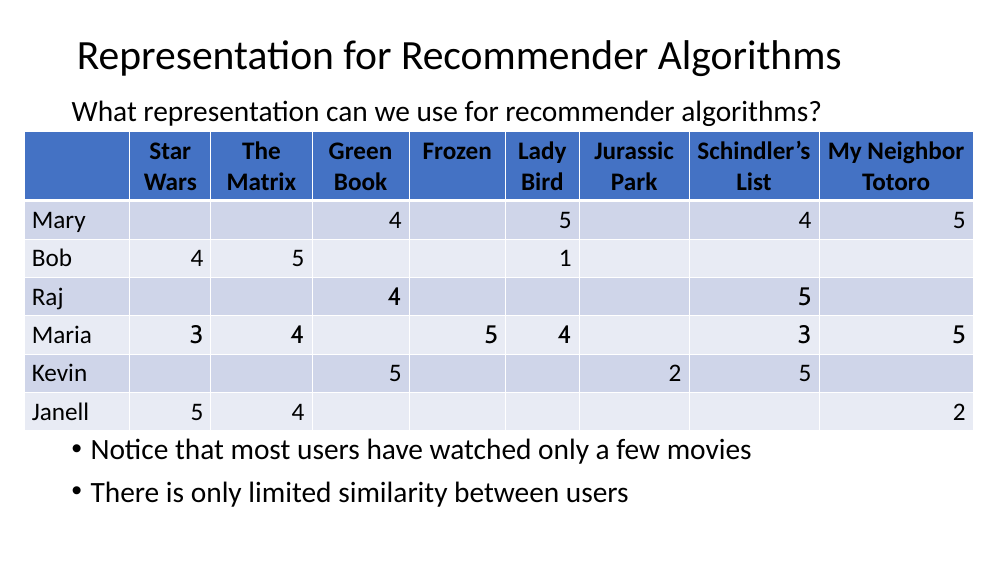
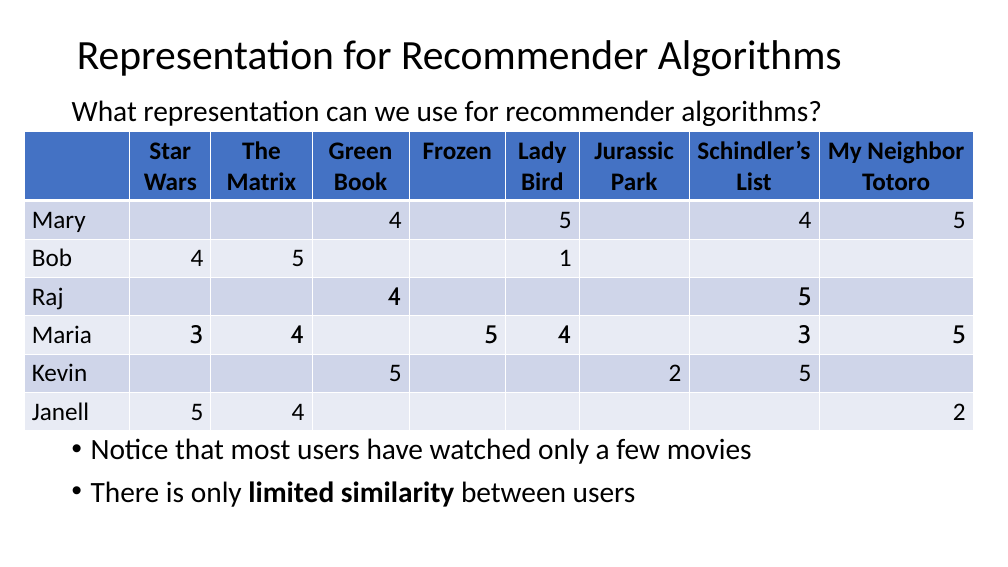
Before and after one commit to StephenElston/CSCI-E-108, a slide deck: slide 13 of slides/8_RecommenderSystems.pptx (slide 14 before the commit). Drawn at 1008x567 pixels with LibreOffice and Linux fonts; fonts in the diff are those of the drawing. Boxes give left, top, right and bottom in pixels: in the first picture for what was removed or moved away, otherwise in the second. Text is boxed around its words. In the diff, an @@ line names an element or a change of style, - is before the commit and + after.

```diff
--- a/slides/8_RecommenderSystems.pptx
+++ b/slides/8_RecommenderSystems.pptx
@@ text at (x1=91, y1=481, x2=636, y2=507): bold on in "limited similarity" @@
```
Also in this commit, not shown: 9 other slides changed, 1 slide removed.
